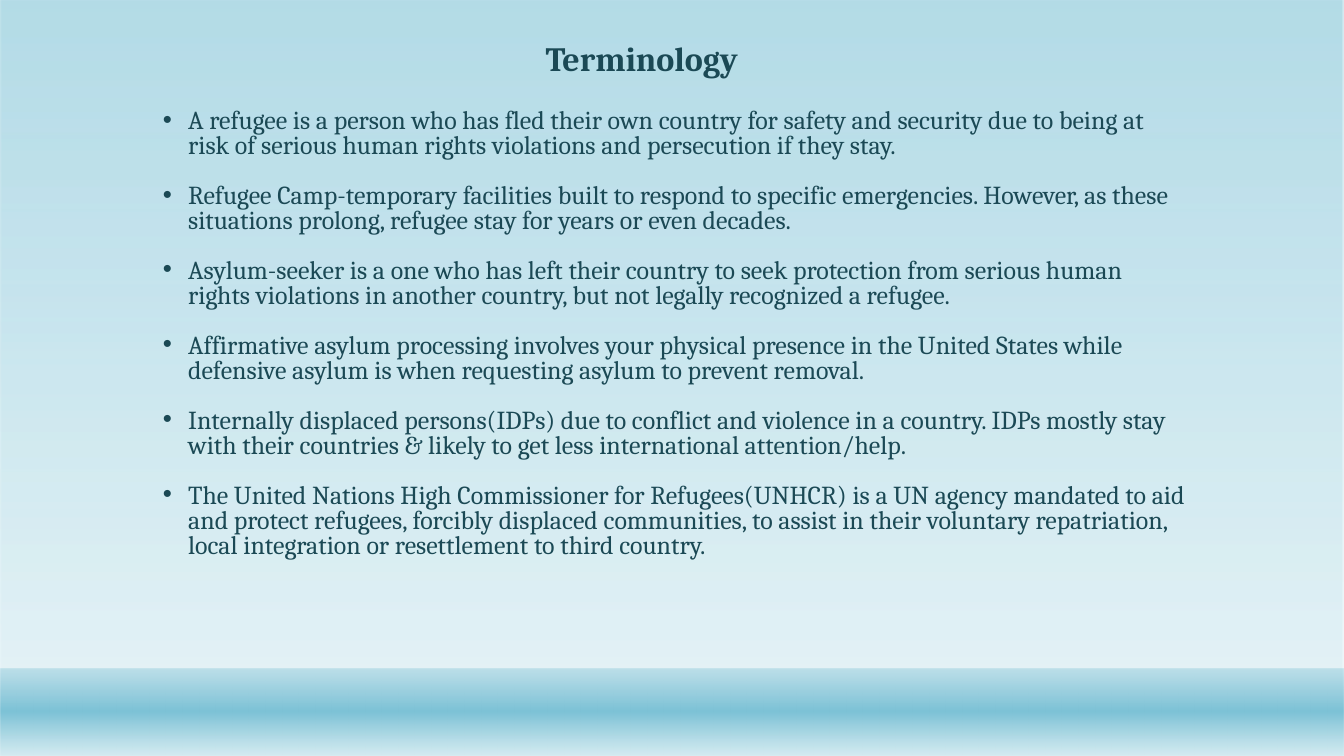
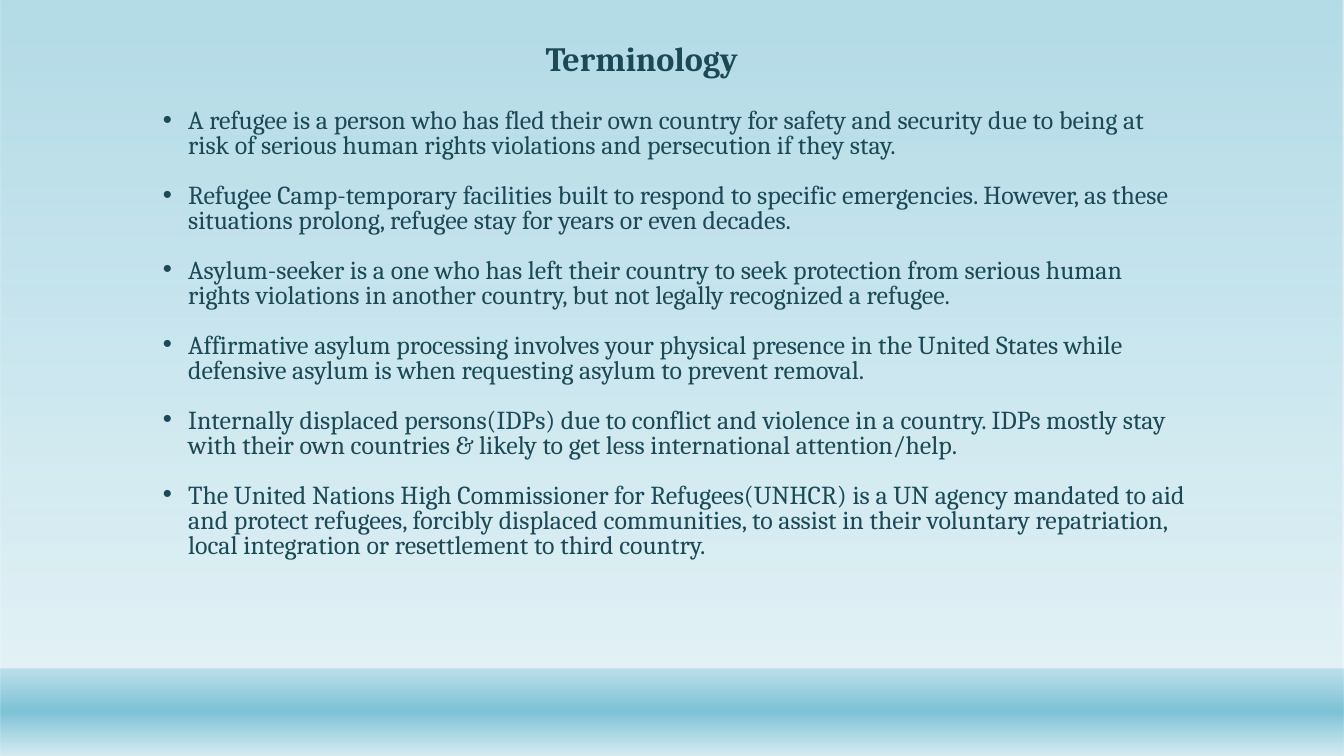
Before and after one commit to Abdullah0930/Refugee-Immigrants-to-U.S, a slide deck: slide 3 of Capstone/Refugee_Immigrants overtime.pptx. Drawn at 1344x756 pixels with LibreOffice and Linux fonts; fonts in the diff are those of the drawing; background and template pictures are left out. Boxes give left, top, right and bottom in pixels: in the first picture for what was removed or moved away, otherwise in the second. Text is boxed around its words. In the diff, an @@ line names an element or a change of style, - is before the commit and + after.

```diff
--- a/Capstone/Refugee_Immigrants overtime.pptx
+++ b/Capstone/Refugee_Immigrants overtime.pptx
@@ text at box(188, 410, 1166, 460): text changed @@
-• Internally displaced persons(IDPs) due to conflict and violence in a country. IDPs mostly stay with their countries & likely to get less international attention/help.
+• Internally displaced persons(IDPs) due to conflict and violence in a country. IDPs mostly stay with their own countries & likely to get less international attention/help.
```
Also in this commit, not shown: 4 other slides changed, 22 other files.
